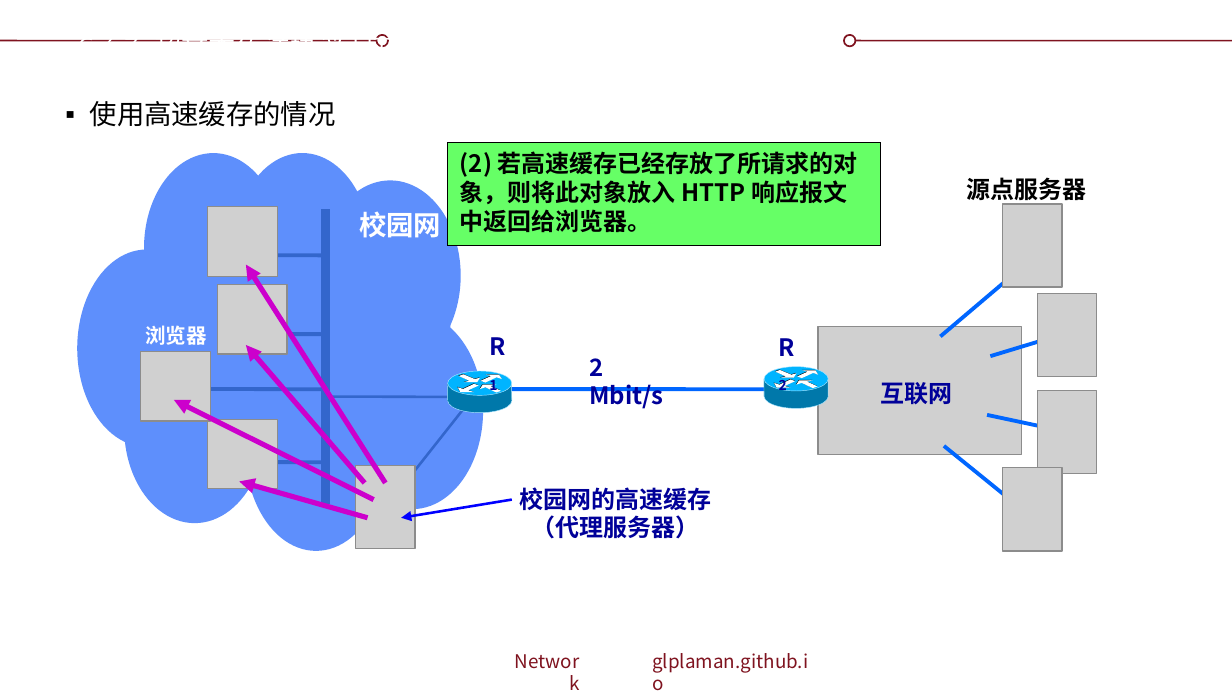
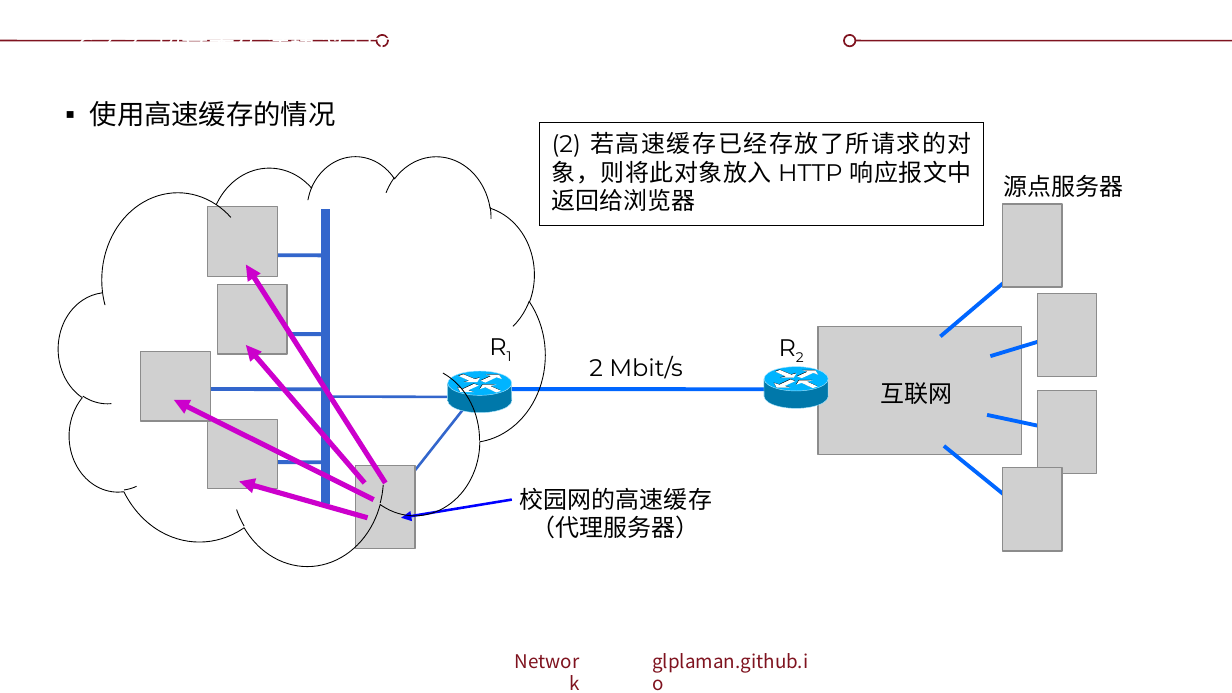
Before and after one commit to glplaman/glplaman.github.io, a slide deck: slide 77 of network/ppt/chap6.pptx. Drawn at 1232x693 pixels with LibreOffice and Linux fonts; fonts in the diff are those of the drawing; grey boxes stand for pictures; background and template pictures are left out. Boxes give left, top, right and bottom in pixels: in the first picture for what was removed or moved away, otherwise in the second. Text is boxed around its words. In the diff, an @@ line names an element or a change of style, - is before the commit and + after.

```diff
--- a/network/ppt/chap6.pptx
+++ b/network/ppt/chap6.pptx
@@ rectangle "(2) 若高速缓存已经存放了所请求的对象，则将此对象放入 HTTP 响应报文中返回给浏览器": place and size @@
-rectangle "(2) 若高速缓存已经存放了所请求的对象，则将此对象放入 HTTP 响应报文中返回给浏览器" at bbox=[447, 143, 881, 246]
+rectangle "(2) 若高速缓存已经存放了所请求的对象，则将此对象放入 HTTP 响应报文中返回给浏览器" at bbox=[540, 122, 984, 225]
@@ rectangle "(2) 若高速缓存已经存放了所请求的对象，则将此对象放入 HTTP 响应报文中返回给浏览器" at bbox=[540, 122, 984, 225]: fill #66FF66 to none @@
@@ text in rectangle at bbox=[552, 132, 972, 211]: text changed; font Noto Sans CJK SC to Montserrat; bold off @@
-(2) 若高速缓存已经存放了所请求的对象，则将此对象放入 HTTP 响应报文中返回给浏览器。
+(2) 若高速缓存已经存放了所请求的对象，则将此对象放入 HTTP 响应报文中返回给浏览器
@@ cloud added at bbox=[59, 155, 546, 565], outline #000000 0.5 pt @@
@@ text "源点服务器": place and size @@
-text "源点服务器" at bbox=[967, 177, 1087, 205]
+text "源点服务器" at bbox=[1004, 175, 1124, 197]
@@ text "源点服务器" at bbox=[1004, 175, 1124, 197]: font Noto Sans CJK SC to Montserrat, bold off @@
@@ font Noto Sans CJK SC to Montserrat, text colour #000099 to #000000, bold off in 5 elements at bbox=[881, 382, 953, 404], bbox=[520, 488, 712, 538], bbox=[779, 333, 806, 362], bbox=[489, 333, 513, 362], bbox=[589, 355, 682, 379] @@
@@ group removed at bbox=[78, 153, 483, 551]: 8 ellipses, 1 freeform shape @@
```
Also in this commit, not shown: 23 other slides changed, 8 other files.
